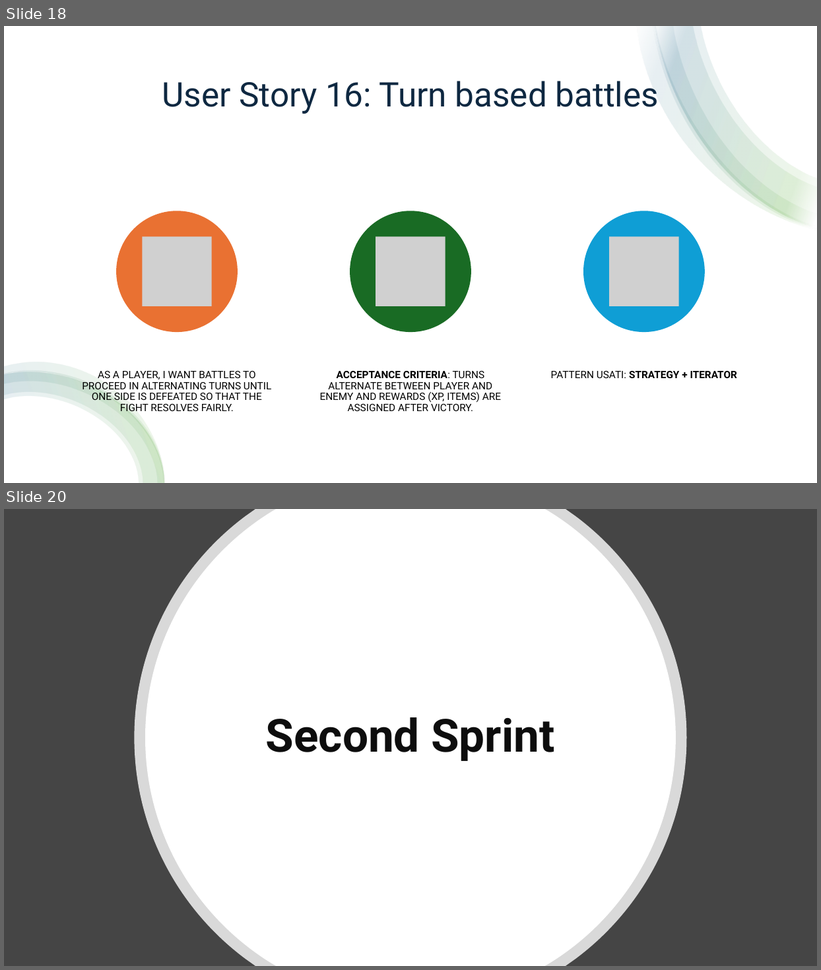
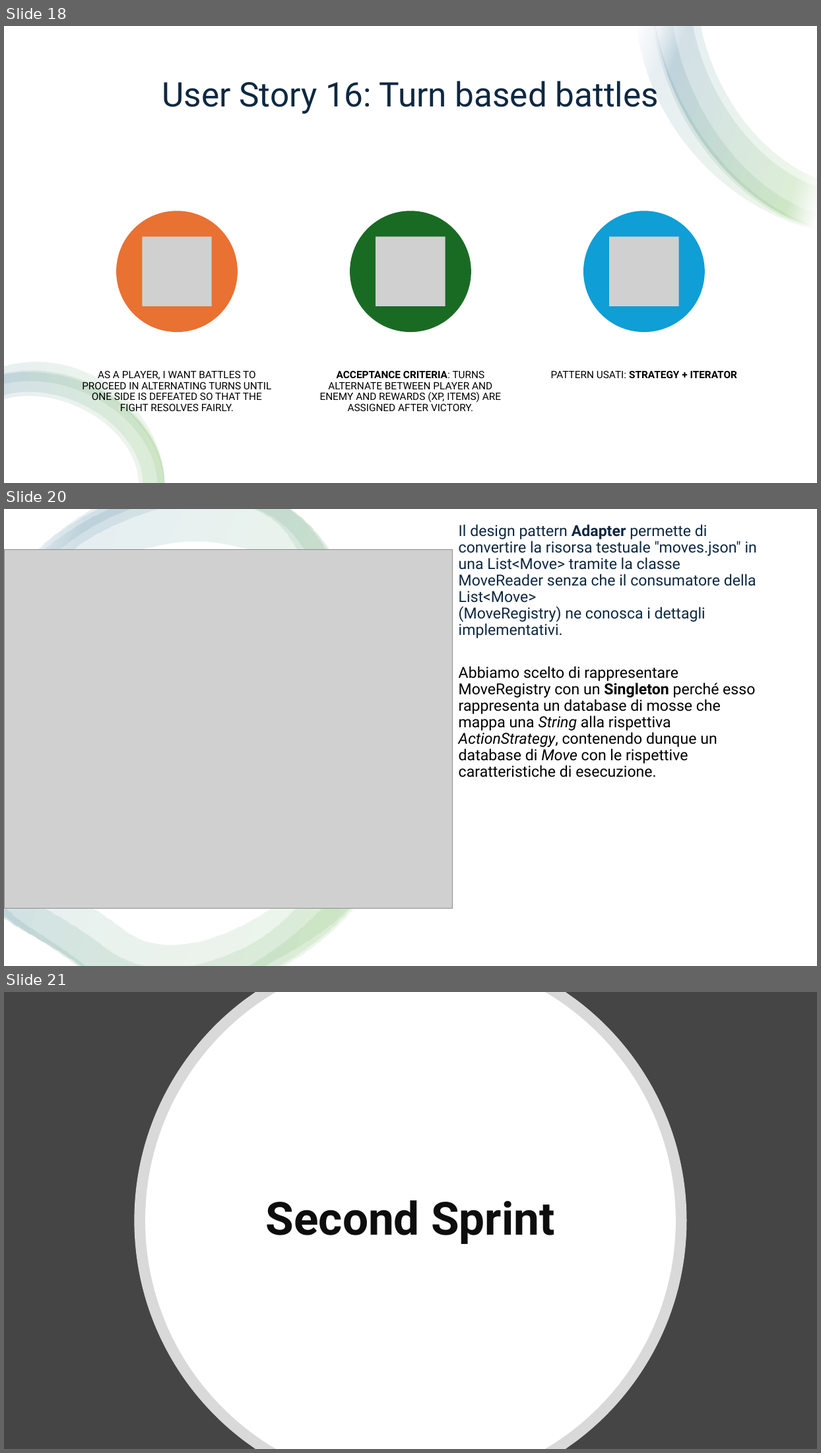
Before and after one commit to samMM-cs/iss-team2, a slide deck: Revisione.pptx. Shown one above the other, each under a label of ours: slides 18 and 20 before the commit, slides 18, 20 and 21 after it; the slides between them are not shown. The pictures are 821x970 and 821x1453 pixels, drawn with LibreOffice and Linux fonts; fonts in the diff are those of the drawing; grey boxes stand for pictures. Boxes give left, top, right and bottom in pixels: in the first picture for what was removed or moved away, otherwise in the second. Text is boxed around its words. In the diff, an @@ line names an element or a change of style, - is before the commit and + after.

Commit message:
updated uml and pptx

```diff
--- a/Revisione.pptx
+++ b/Revisione.pptx
@@ slide 20 added at [4,509,817,966], background #FFFFFF @@
@@ rectangle added at [4,509,817,966], fill #FFFFFF @@
@@ freeform shape added at [4,509,408,966], fill gradient #FFFFFF to #4EA72E to #156082 @@
@@ freeform shape added at [4,509,411,966], fill gradient #FFFFFF to #4EA72E to #156082 @@
@@ freeform shape added at [4,509,408,966], fill gradient #FFFFFF to #4EA72E to #156082 @@
@@ text added at [459,524,757,778], 18 pt, text #000000 @@
+Il design pattern Adapter permette di convertire la risorsa testuale "moves.json" in una List<Move> tramite la classe MoveReader senza che il consumatore della List<Move>
+(MoveRegistry) ne conosca i dettagli implementativi.
+Abbiamo scelto di rappresentare MoveRegistry con un Singleton perché esso rappresenta un database di mosse che mappa una String alla rispettiva ActionStrategy, contenendo dunque un database di Move con le rispettive caratteristiche di esecuzione.
@@ picture added at [4,549,453,908] @@
@@ what was slide 20 is now slide 21 @@
```
Also in this commit, not shown: 1 slide changed, 1 other slide added, 1 slide removed, 3 other files.
